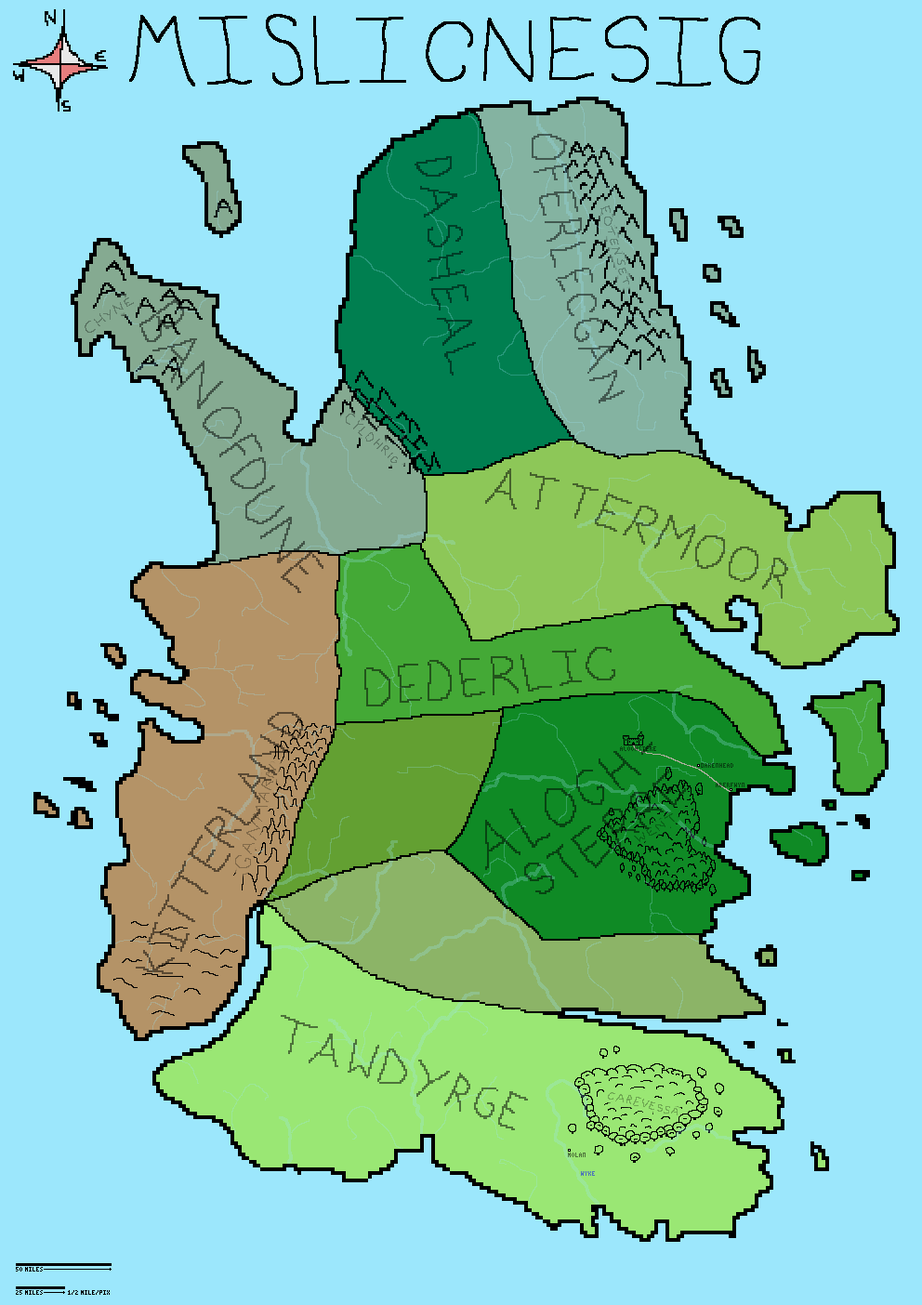
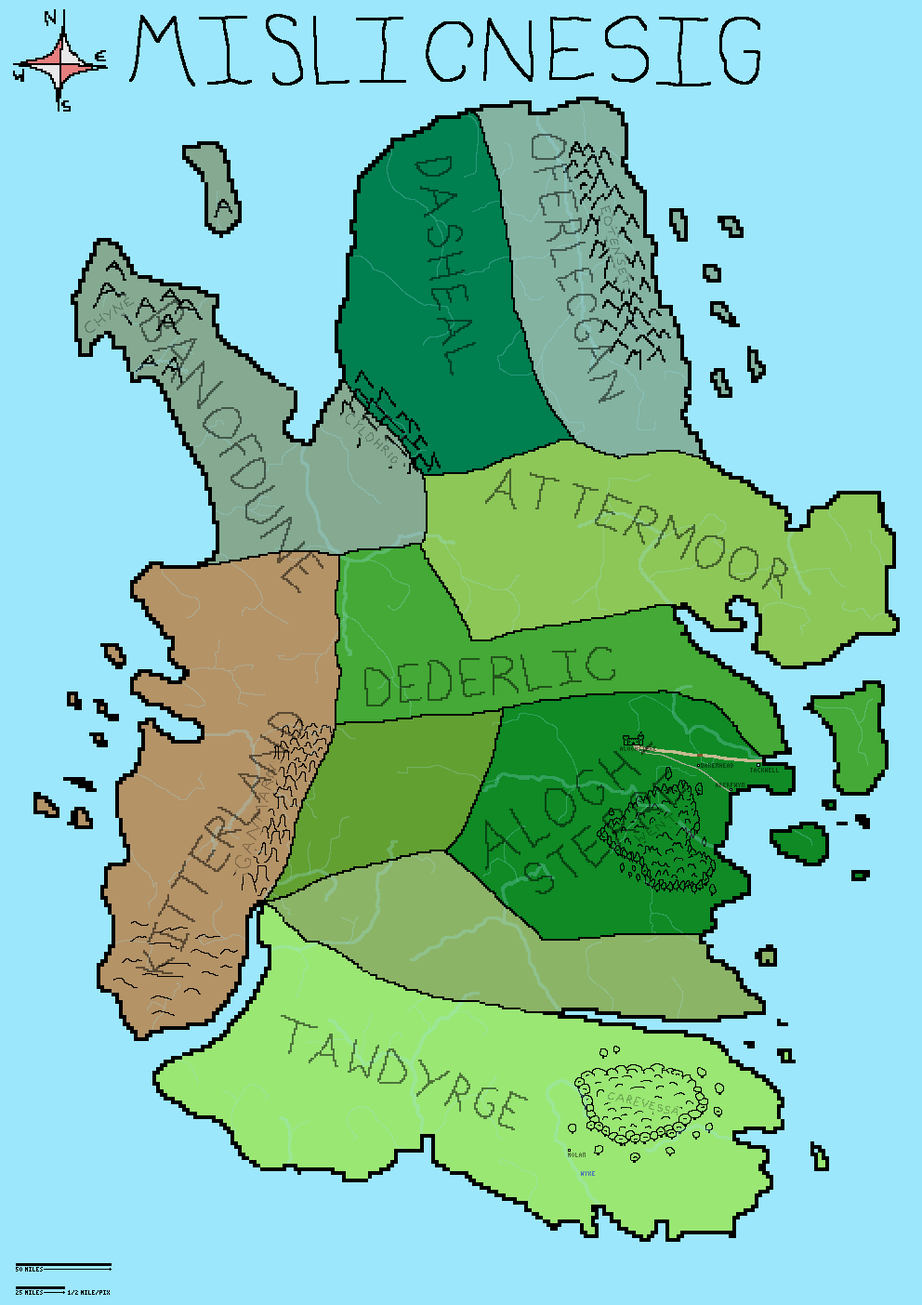
Layers edited between the first and the second 922 x 1305 image:
painted on "Settlements" over [698, 763, 779, 791]
painted on "Roads" over [633, 745, 763, 763]
